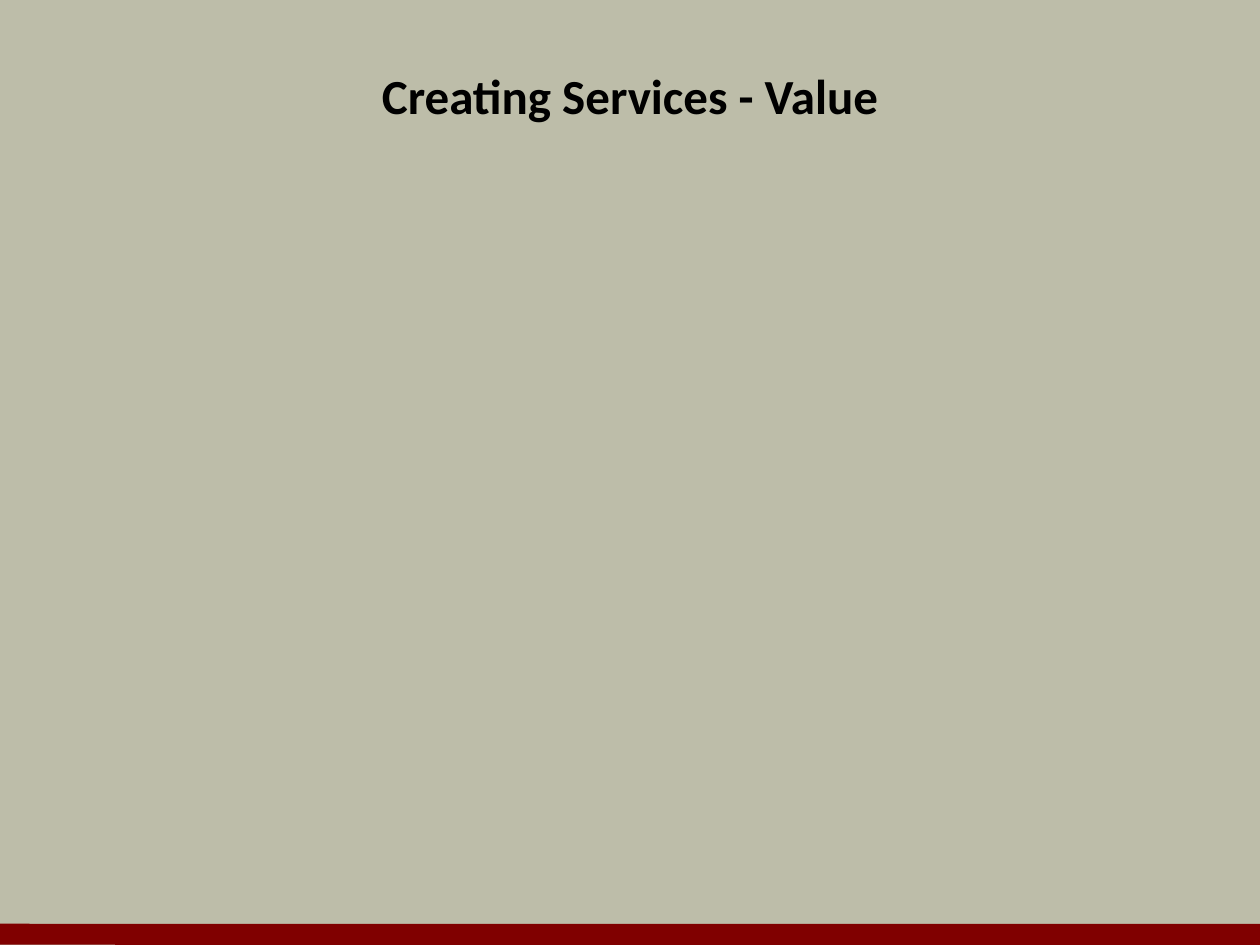
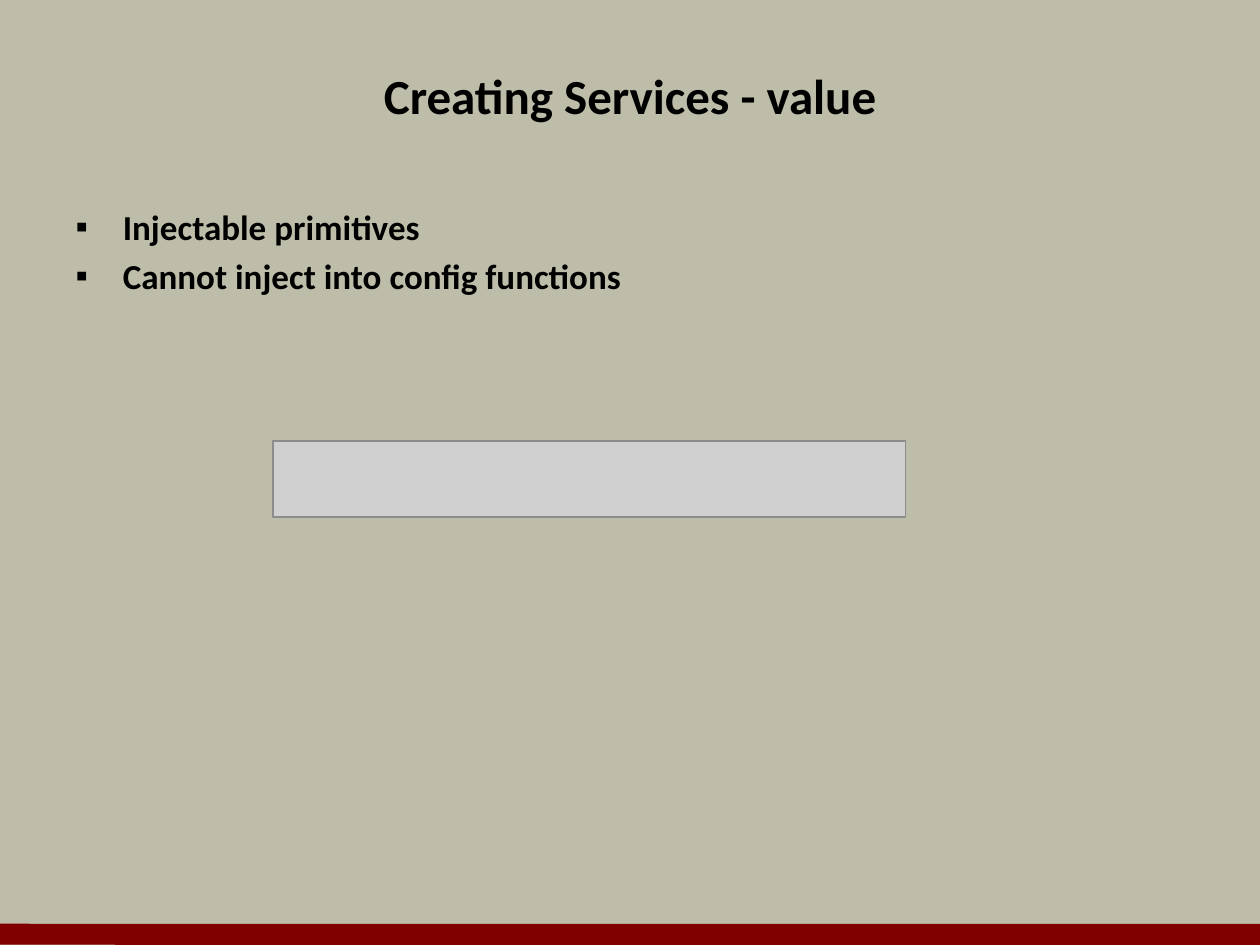
Before and after one commit to OdeToCode/classes, a slide deck: slide 15 of angularjs/slides/04_Services.pptx (slide 16 before the commit). Drawn at 1260x945 pixels with LibreOffice and Linux fonts; fonts in the diff are those of the drawing; grey boxes stand for pictures; background and template pictures are left out. Boxes give left, top, right and bottom in pixels: in the first picture for what was removed or moved away, otherwise in the second. Text is boxed around its words. In the diff, an @@ line names an element or a change of style, - is before the commit and + after.

```diff
--- a/angularjs/slides/04_Services.pptx
+++ b/angularjs/slides/04_Services.pptx
@@ title at [384,79,877,123]: text changed @@
-Creating Services - Value
+Creating Services - value
@@ text added at [123,215,620,295], 20 pt, text #000000, bold @@
+▪ Injectable primitives
+▪ Cannot inject into config functions
@@ picture added at [273,441,906,517] @@
```
Also in this commit, not shown: 14 other slides changed, 5 slides added, 7 slides removed, 36 other files.
